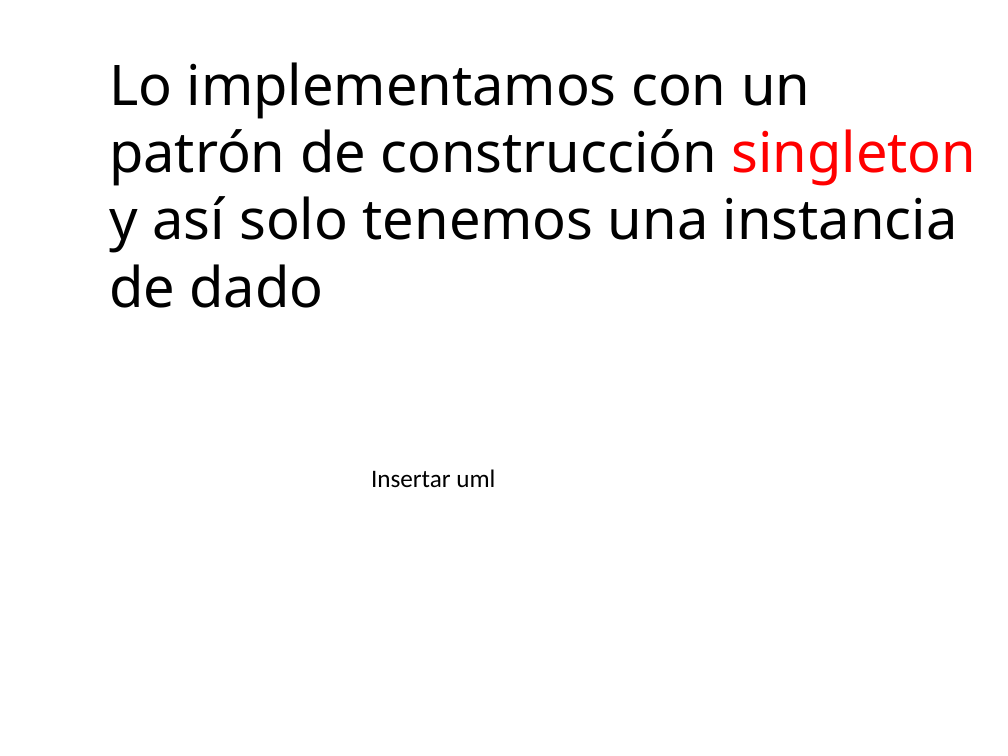
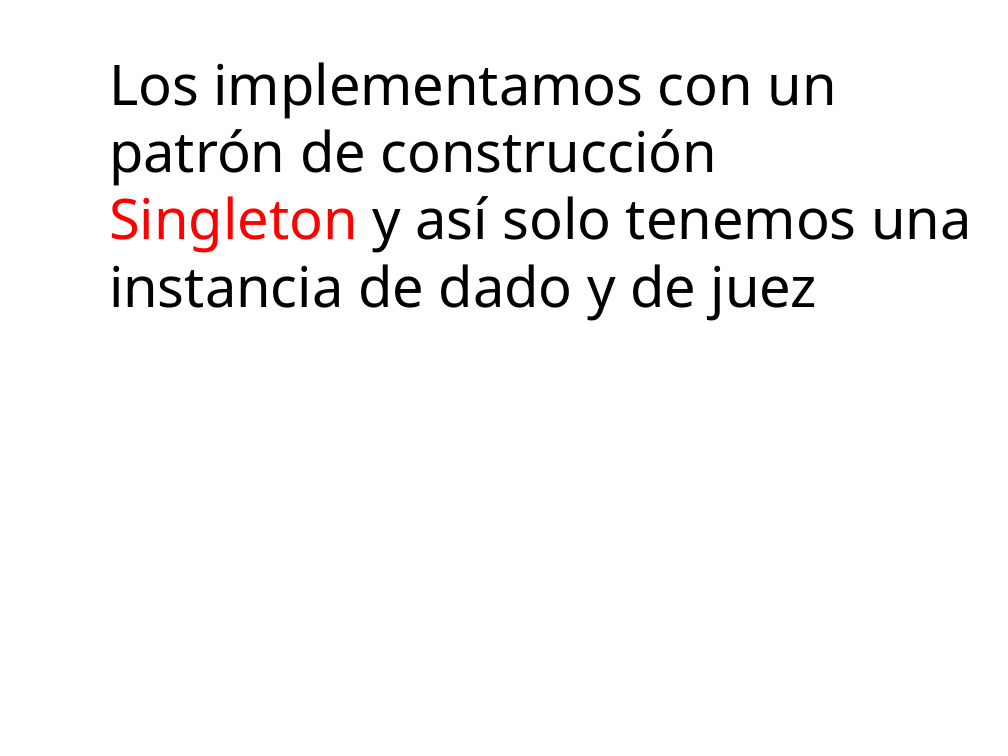
Before and after one commit to kikeacedo/Parchis, a slide deck: slide 20 of Parchis.pptx (slide 19 before the commit). Drawn at 1008x756 pixels with LibreOffice and Linux fonts; fonts in the diff are those of the drawing. Boxes give left, top, right and bottom in pixels: in the first picture for what was removed or moved away, otherwise in the second. Text is boxed around its words. In the diff, an @@ line names an element or a change of style, - is before the commit and + after.

```diff
--- a/Parchis.pptx
+++ b/Parchis.pptx
@@ text at (109, 62, 972, 321): text changed @@
-Lo implementamos con un patrón de construcción singleton y así solo tenemos una instancia de dado
+Los implementamos con un patrón de construcción Singleton y así solo tenemos una instancia de dado y de juez
@@ text removed at (371, 469, 495, 488) @@
-Insertar uml
```
Also in this commit, not shown: 12 other slides changed, 7 slides added, 5 slides removed, 36 other files.
